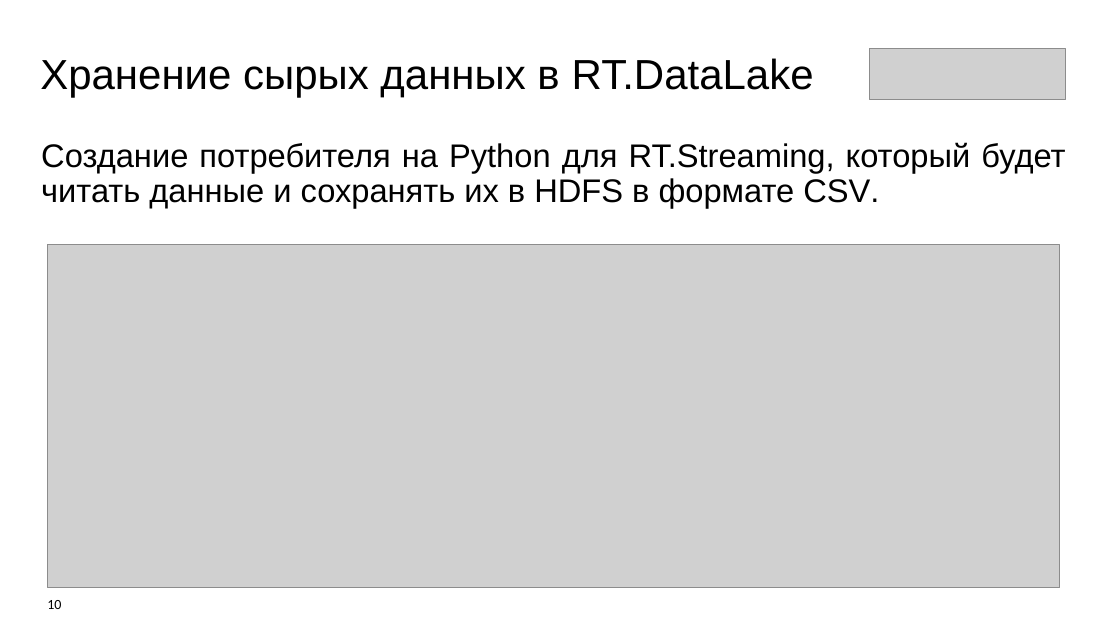
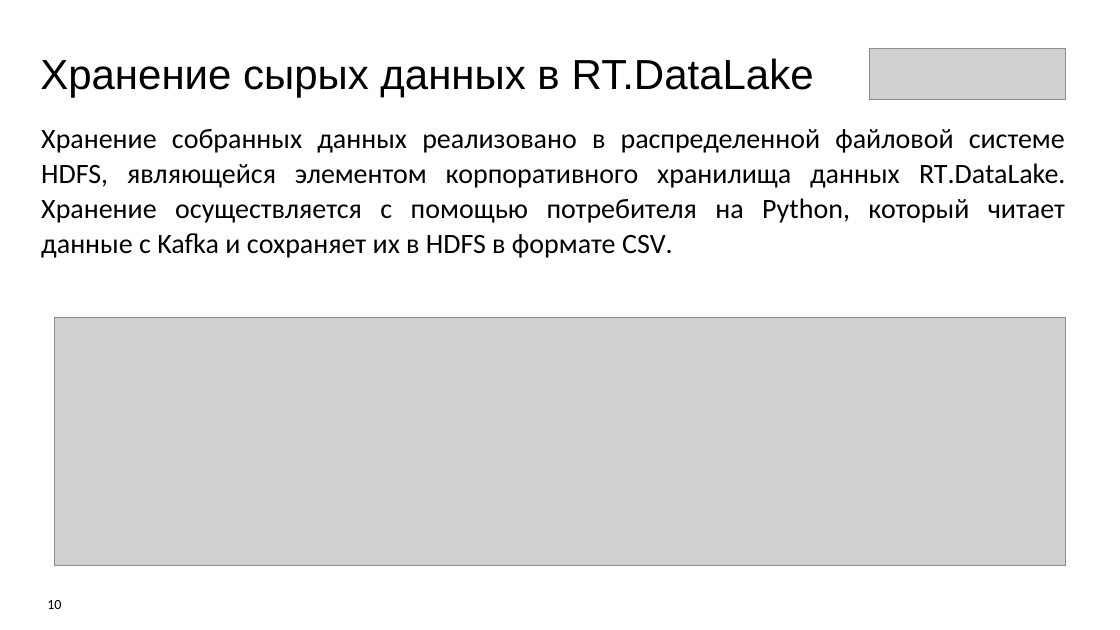
Before and after one commit to Olmeor/Data-engineer_Rostelecom_programming_school, a slide deck: slide 10 of Сertification/presentation.pptx. Drawn at 1120x630 pixels with LibreOffice and Linux fonts; fonts in the diff are those of the drawing; grey boxes stand for pictures. Boxes give left, top, right and bottom in pixels: in the first picture for what was removed or moved away, otherwise in the second. Text is boxed around its words. In the diff, an @@ line names an element or a change of style, - is before the commit and + after.

```diff
--- a/Сertification/presentation.pptx
+++ b/Сertification/presentation.pptx
@@ text at [41, 129, 1065, 258]: text changed; size 28 to 24 pt; font Arial to Calibri @@
-Создание потребителя на Python для RT.Streaming, который будет читать данные и сохранять их в HDFS в формате CSV.
+Хранение собранных данных реализовано в распределенной файловой системе HDFS, являющейся элементом корпоративного хранилища данных RT.DataLake. Хранение осуществляется с помощью потребителя на Python, который читает данные с Kafka и сохраняет их в HDFS в формате CSV.
@@ picture: place and size @@
-picture at [47, 245, 1060, 587]
+picture at [55, 318, 1065, 566]
```
Also in this commit, not shown: 4 other slides changed, 1 other file.
